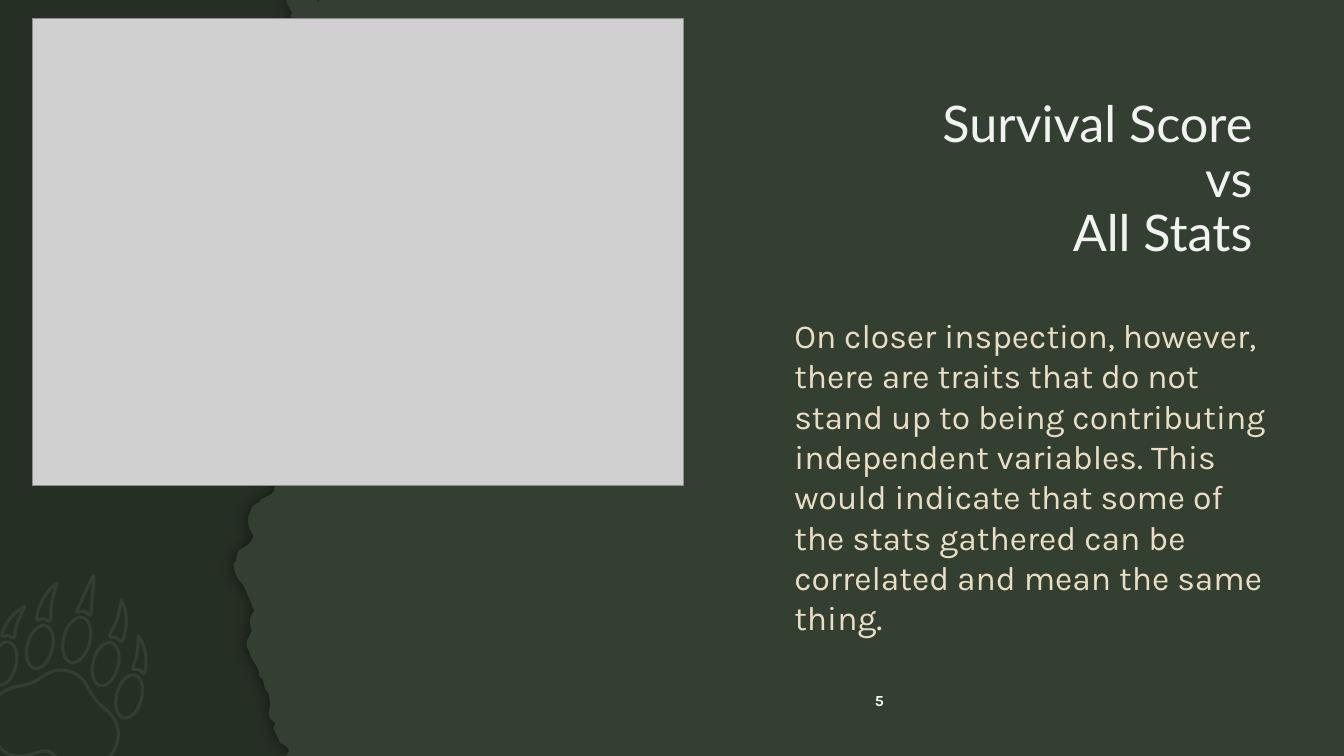
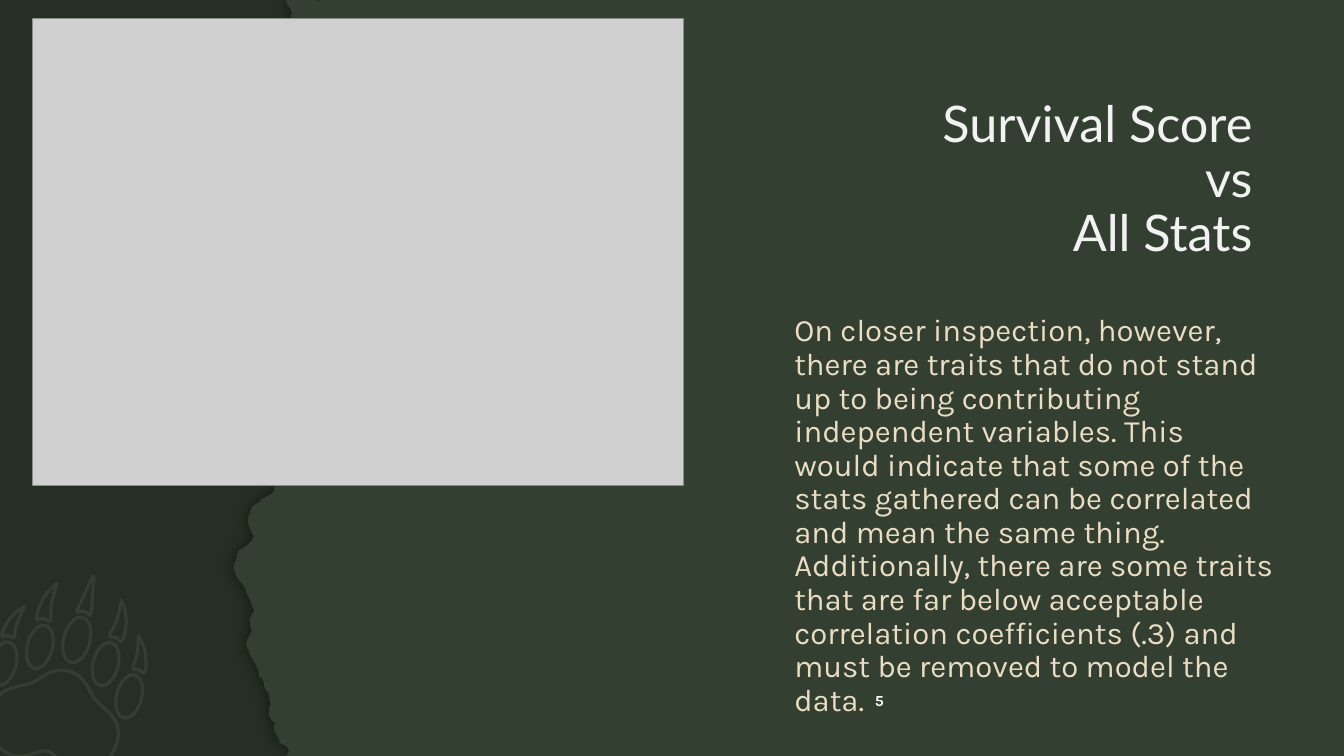
Before and after one commit to 2026-spring-machine-learning/mad-2026-spring-ml-algorithms, a slide deck: slide 5 of linear_regression/Survival Score Review and Predictions.pptx. Drawn at 1344x756 pixels with LibreOffice and Linux fonts; fonts in the diff are those of the drawing; grey boxes stand for pictures; background and template pictures are left out. Boxes give left, top, right and bottom in pixels: in the first picture for what was removed or moved away, otherwise in the second. Text is boxed around its words. In the diff, an @@ line names an element or a change of style, - is before the commit and + after.

```diff
--- a/linear_regression/Survival Score Review and Predictions.pptx
+++ b/linear_regression/Survival Score Review and Predictions.pptx
@@ text at (794,319,1273,678): text changed; size 24 to 22.2 pt @@
-On closer inspection, however, there are traits that do not stand up to being contributing independent variables. This would indicate that some of the stats gathered can be correlated and mean the same thing.
+On closer inspection, however, there are traits that do not stand up to being contributing independent variables. This would indicate that some of the stats gathered can be correlated and mean the same thing. Additionally, there are some traits that are far below acceptable correlation coefficients (.3) and must be removed to model the data.
```
Also in this commit, not shown: 6 other slides changed, 4 slides added, 1 other file.
